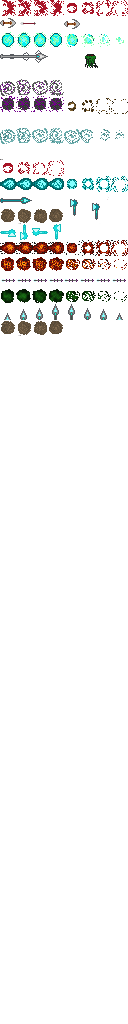
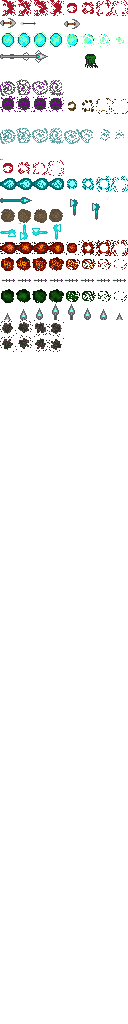
Layered file, before and after one edit (128px x 1024px). Changes by layer:
painted on "Background" over <box>0,320,64,352</box>
